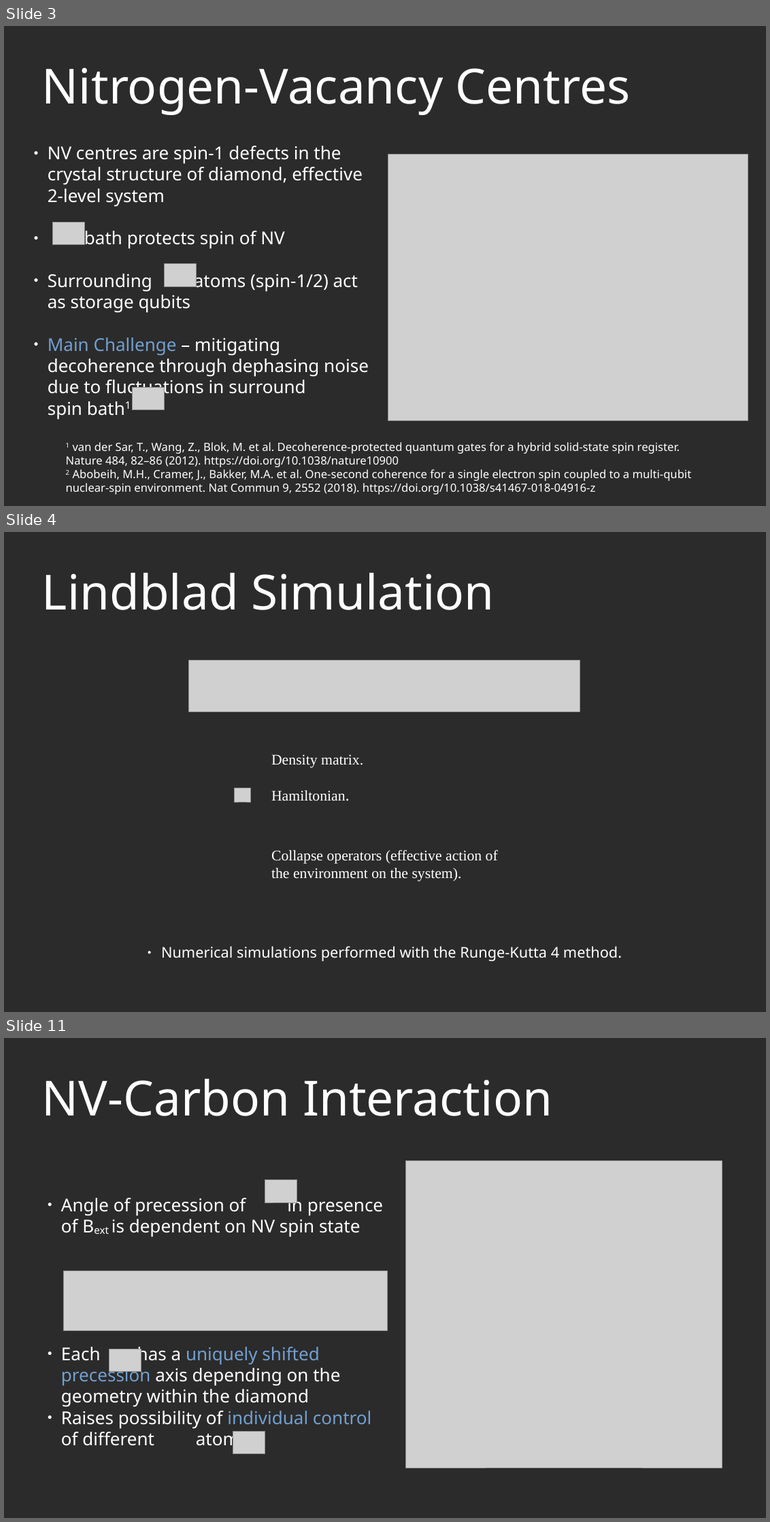
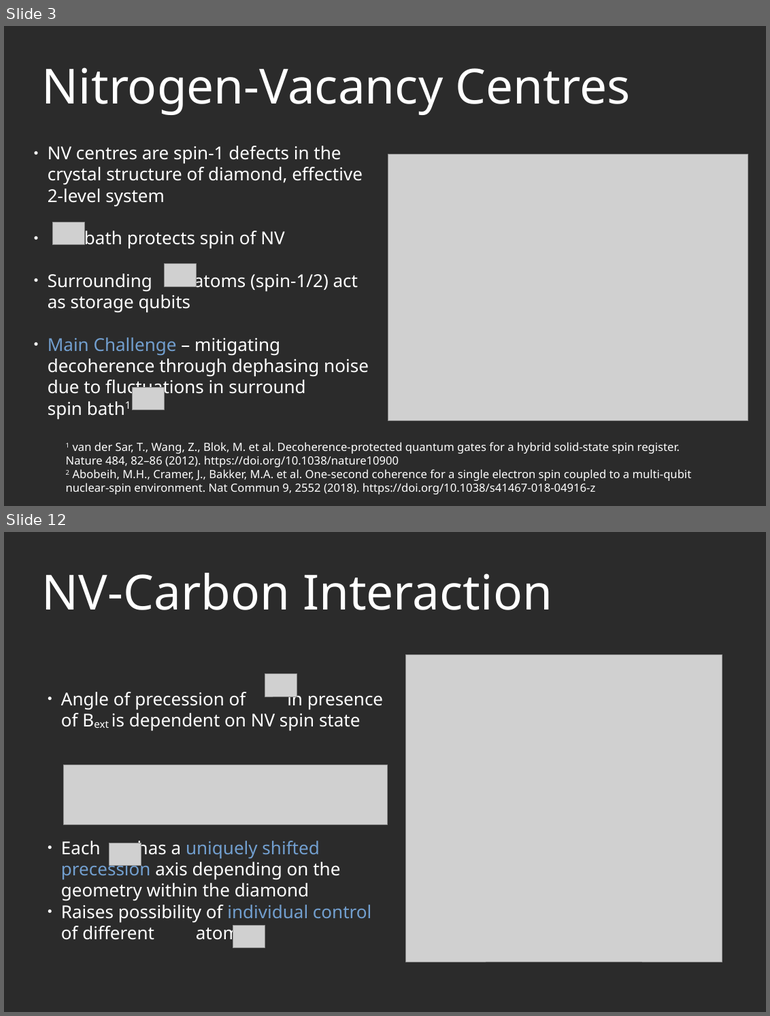
Before and after one commit to AGaliciaMartinez/Final-Project-Computational-Physics, a slide deck: presentation/NV_Carbons_presentation.odp. Shown one above the other, each under a label of ours: slides 3, 4 and 11 before the commit, slides 3 and 12 after it; the slides between them are not shown. The pictures are 770x1522 and 770x1016 pixels, drawn with LibreOffice and Linux fonts; fonts in the diff are those of the drawing; grey boxes stand for pictures; background and template pictures are left out; a plain dark background stands for a picture behind light text. Boxes give left, top, right and bottom in pixels: in the first picture for what was removed or moved away, otherwise in the second. Text is boxed around its words. In the diff, an @@ line names an element or a change of style, - is before the commit and + after.

```diff
--- a/presentation/NV_Carbons_presentation.odp
+++ b/presentation/NV_Carbons_presentation.odp
@@ slide 4 removed at [4, 532, 766, 1012], background picture (left out) @@
@@ title removed at [42, 573, 494, 610] @@
-Lindblad Simulation
@@ picture removed at [188, 660, 580, 712] @@
@@ text removed at [271, 754, 363, 768] @@
-Density matrix.
@@ picture removed at [234, 788, 251, 802] @@
@@ text removed at [271, 790, 349, 801] @@
-Hamiltonian.
@@ text removed at [271, 850, 498, 882] @@
-Collapse operators (effective action of the environment on the system).
@@ text removed at [161, 946, 621, 962] @@
-● Numerical simulations performed with the Runge-Kutta 4 method.
@@ what was slide 11 is now slide 12 @@
```
Also in this commit, not shown: 3 slides changed, 6 slides added, 4 other slides removed.
